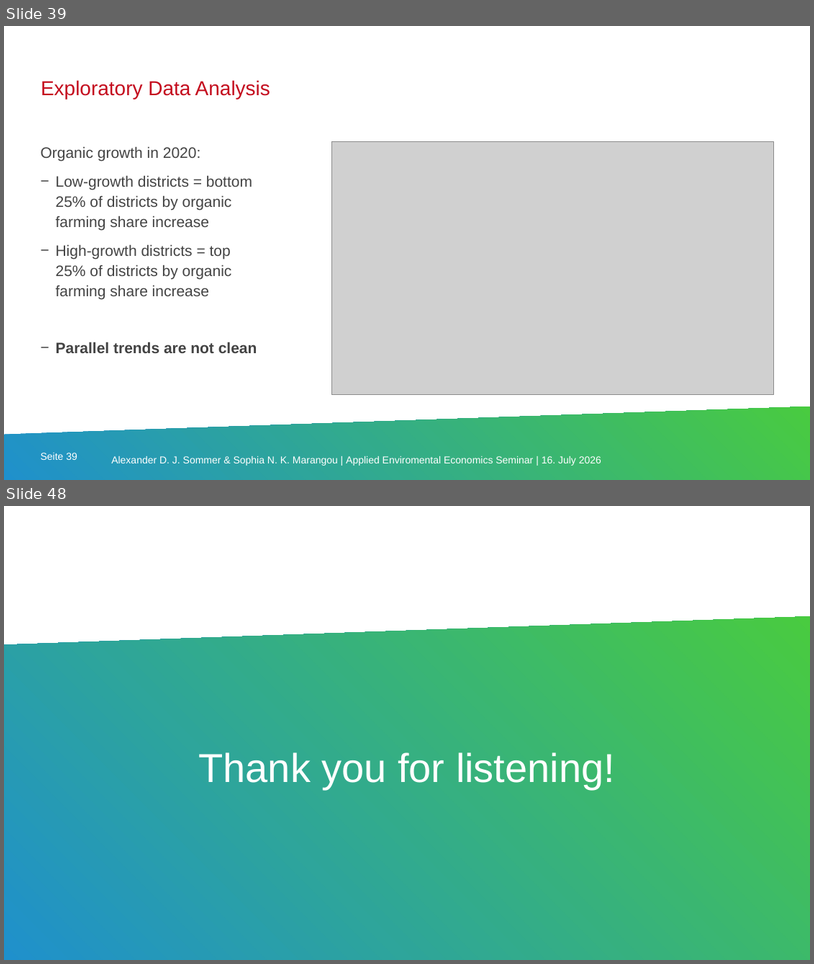
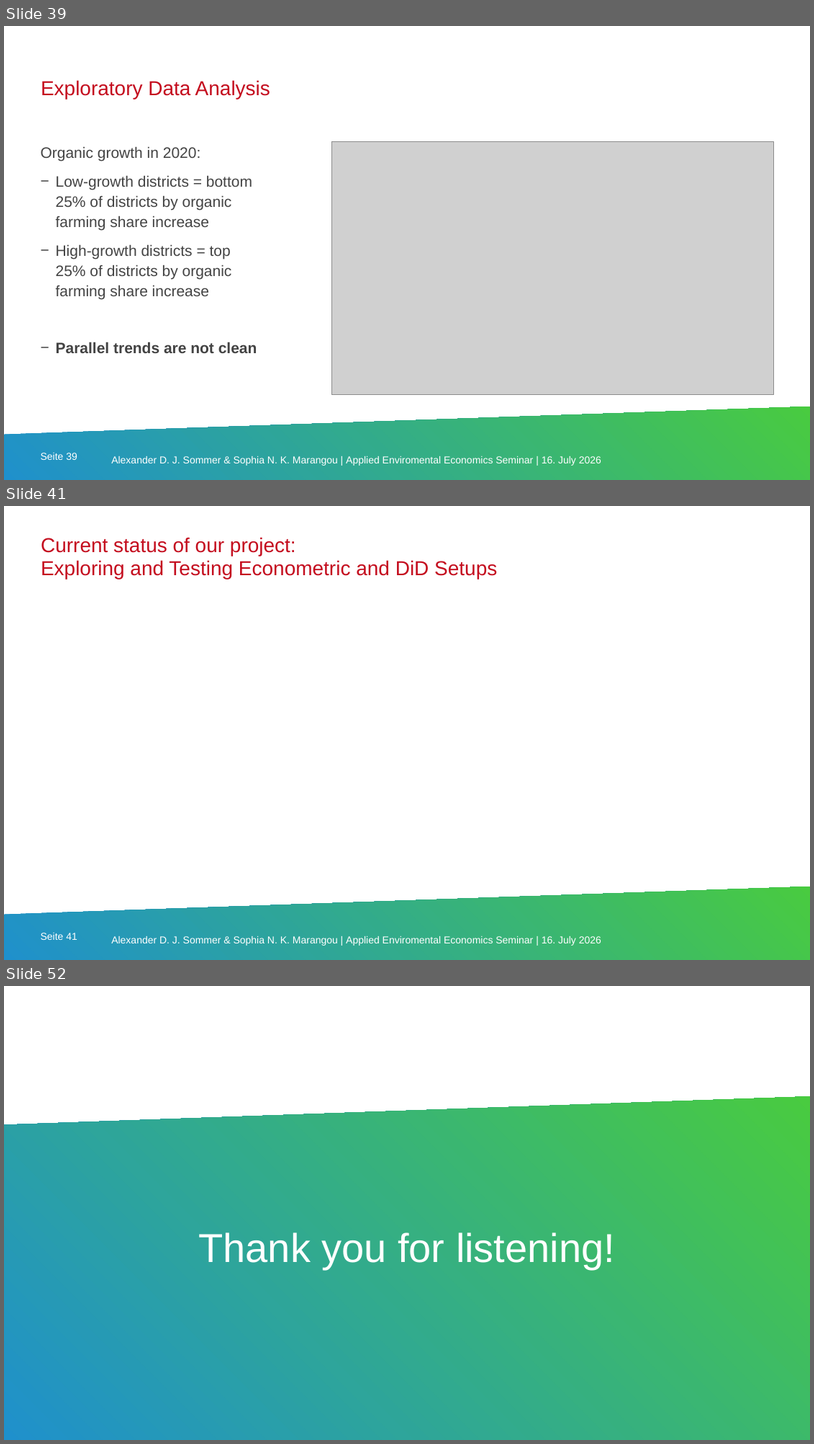
Before and after one commit to codemaxxx3r/aee_organicfarming, a slide deck: submissions/presentation_16_07.pptx. Shown one above the other, each under a label of ours: slides 39 and 48 before the commit, slides 39, 41 and 52 after it; the slides between them are not shown. The pictures are 814x964 and 814x1444 pixels, drawn with LibreOffice and Linux fonts; fonts in the diff are those of the drawing; grey boxes stand for pictures; background and template pictures are left out. Boxes give left, top, right and bottom in pixels: in the first picture for what was removed or moved away, otherwise in the second. Text is boxed around its words. In the diff, an @@ line names an element or a change of style, - is before the commit and + after.

```diff
--- a/submissions/presentation_16_07.pptx
+++ b/submissions/presentation_16_07.pptx
@@ slide 41 added at [4,506,810,960], background #FFFFFF; not listed: 3 template elements that a slide beside it also shows @@
@@ text added at [41,537,497,579], 24 pt, text #C40D1E @@
+Current status of our project:
+Exploring and Testing Econometric and DiD Setups
@@ what was slide 48 is now slide 52 @@
```
Also in this commit, not shown: 7 slides changed, 10 other slides added.
